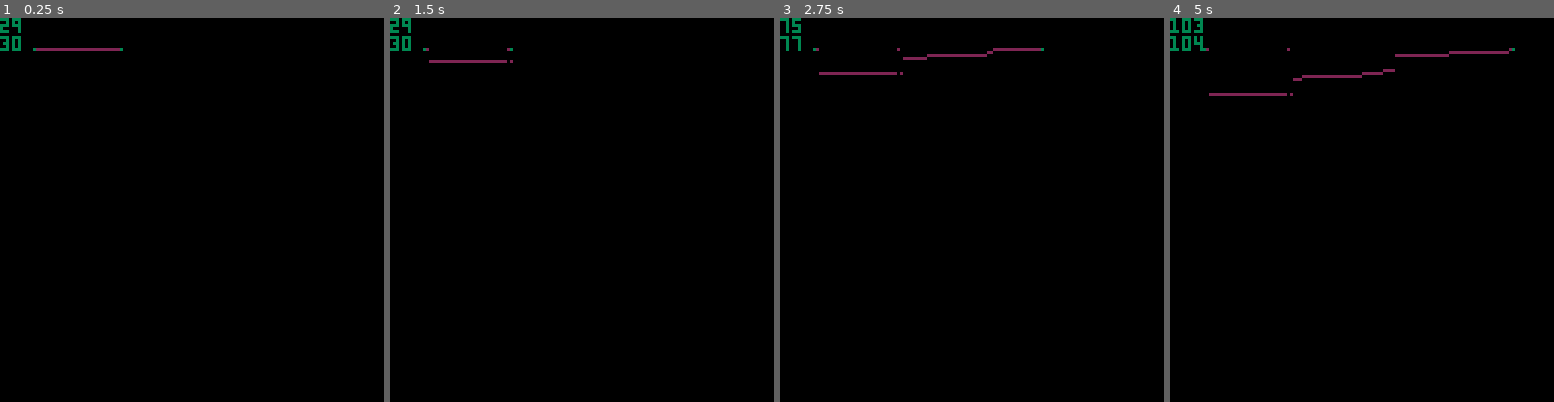
Above: before the commit, frames 1-4 (left to right).
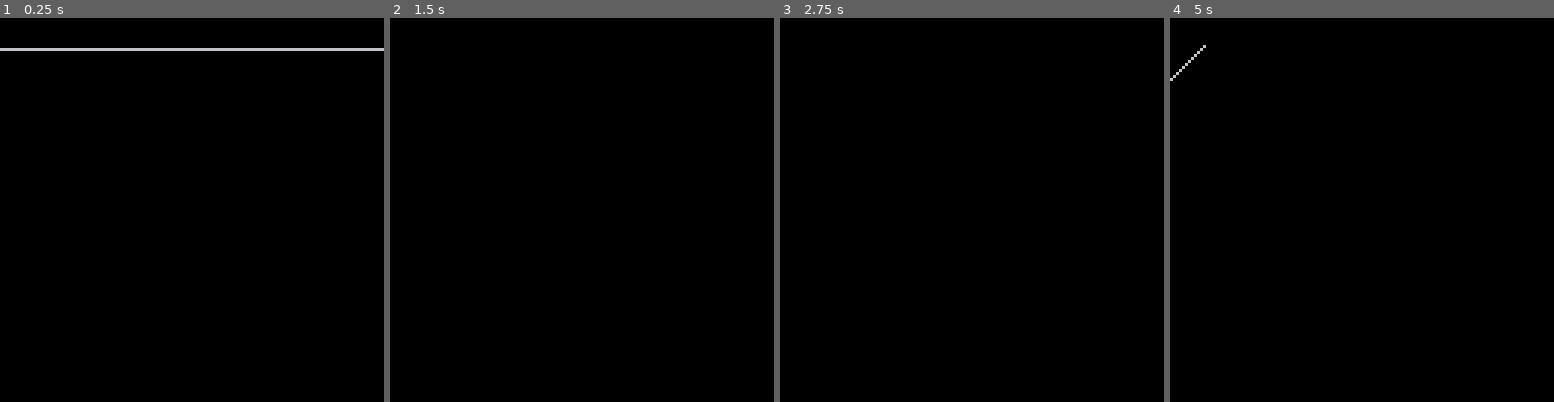
Above: after the commit, the same moments.

Repository: thoughtlesslabs/dive
Game: PICO-8 cartridge ropetest.p8
Same seed, same stepped clock (60 frames per second), same inputs: the game is played once before the commit and once after it.
Inputs:
- Up to frame 1 (0.25 s): no input
- Up to frame 2 (1.5 s): no input
- Up to frame 3 (2.75 s): hold Right 1.6-2.1 s; hold Right from 2.47 s (still down)
- Up to frame 4 (5 s): release Right at 3.03 s; hold Left 3.08-3.58 s; hold Right 4.02-4.68 s

The runs differ from the first frame. In frame 1, 1.0% of the frame differs, in the area x 0-100%, y 0-9%; in frame 2, 0.5%; in frame 3, 0.7%; in frame 4, 1.1%, in the area x 0-90%, y 0-21%.

Commit message:
Solved a rope!

Diff:
--- /dev/null
+++ b/morerope.p8
@@ -0,0 +1,98 @@
+pico-8 cartridge // http://www.pico-8.com
+version 33
+__lua__
+function _init()
+	rope={}
+	col = 0
+	gravity = 0.8
+	seg_lng = 2
+	for i=1,10 do
+		x1 = 50
+		y1 = i*seg_lng
+		col += 1
+		add_spring(x1,y1,col)
+	end
+end
+
+function _update()
+	local r
+	for i=1,#rope-1 do
+		i2 = i+1
+		r = rope[i]
+		r2 = rope[i2]
+		if btnp(0) then
+			rope[#rope-2].epx += 5
+		end
+
+		lng_x = r2.epx-r.epx
+		lng_y = r2.epy-r.epy
+		segment_lng = sqrt(lng_x*lng_x+lng_y*lng_y)
+
+		norm_lng_x = lng_x/segment_lng
+		norm_lng_y = lng_y/segment_lng
+
+		velx = r2.epvelx-r.epvelx
+		vely = r2.epvely-r.epvely
+
+		force = -r.tight*(segment_lng-seg_lng)-r.damp*((lng_x*velx+lng_y*vely)/segment_lng)
+
+		r.ep_force_x -= force*norm_lng_x
+		r.ep_force_y -= force*norm_lng_y
+
+		r2.ep_force_x += force*norm_lng_x
+		r2.ep_force_y += force*norm_lng_y
+	end
+
+	for i=2, #rope do
+		r = rope[i]
+
+		r.epaccx = r.ep_force_x/r.epmass
+		r.epaccy = r.ep_force_y/r.epmass
+
+		r.epaccy += gravity
+
+		r.epvelx += r.epaccx
+		r.epvely += r.epaccy
+
+		r.epx += r.epvelx
+		r.epy += r.epvely
+
+		r.ep_force_x = 0
+		r.ep_force_y = 0
+	end
+end
+
+function _draw()
+	cls()
+	for i=1,#rope-1 do
+		i2 = i+1
+		r = rope[i]
+		r2 = rope[i2]
+		line(r.epx,r.epy,r2.epx,r2.epy,r.col)
+	end
+	print(#rope)
+end
+
+function add_spring(x,y,col)
+	sp = {}
+	sp.col = col
+	sp.epx = x
+	sp.epy = y
+	sp.epmass = 6
+	sp.epvelx = 0
+	sp.epvely = 0
+	sp.epaccx = 0
+	sp.epaccy = 0
+	sp.ep_force_x = 0
+	sp.ep_force_y = 0
+	sp.tight = 2
+	sp.damp = 2
+	add(rope,sp)
+end
+__gfx__
+00000000000000000000000000000000000000000000000000000000000000000000000000000000000000000000000000000000000000000000000000000000
+00000000000000000000000000000000000000000000000000000000000000000000000000000000000000000000000000000000000000000000000000000000
+00700700000000000000000000000000000000000000000000000000000000000000000000000000000000000000000000000000000000000000000000000000
+00077000000000000000000000000000000000000000000000000000000000000000000000000000000000000000000000000000000000000000000000000000
+00077000000000000000000000000000000000000000000000000000000000000000000000000000000000000000000000000000000000000000000000000000
+00700700000000000000000000000000000000000000000000000000000000000000000000000000000000000000000000000000000000000000000000000000
--- a/ropetest.p8
+++ b/ropetest.p8
@@ -1,88 +1,85 @@
 pico-8 cartridge // http://www.pico-8.com
-version 32
+version 33
 __lua__
 function _init()
 	rope = {}
-	start = {}
-	ending = {}
-	rope_length = 30
-	create_rope()
-end
-
-function create_rope()
-	for i=1,rope_length do
-		if i == 1 then
-			startpoint = true
-		elseif i == rope_length then
-			endpoint = true
-		else
-			startpoint = false
-			endpoint = false
-		end
-		addsegment(10+i,10,startpoint,endpoint,i)
+	rope_segments = 10
+	rope_length = 1.5
+	mass = 2
+	damping = 3
+	tightness = 5
+	gravity = 0
+	rest_length = rope_length/rope_segments
+	for i=1,rope_segments do
+		x = 10 + rest_length*i
+		create_segment(x)
 	end
 end
 
 function _update60()
-	if #rope < rope_length-1 then
-		addsegment(ending[1].x,ending[1].y,false,false,ending[1].pos)
-	end
-	if #rope > rope_length-1 then
-		del(rope,rope[#rope])
+	if btnp(0) then
+		rope[#rope-1].x += 5
 	end
 
-	if btn(1) then
-		ending[1].x += 1
-		rope_length +=1
+	for i=1, #rope-1 do
+		r1 = rope[i]
+		r2 = rope[i+1]
+		dx = r2.x-r1.x
+		dy = r2.y-r1.y
+		spring_length = sqrt(dx*dx-dy*dy)
+		normx = dx/spring_length
+		normy = dy/spring_length
+
+		velx = r2.vx-r1.vx
+		vely = r2.vy-r1.vy
+
+		force = -tightness*(spring_length-rest_length)
+		force -= damping*((dx*velx+dy*vely)/spring_length)
+
+		r1.forcex -= force*normx
+		r1.forcey -= force*normy
+		r2.forcex += force*normx
+		r2.forcey += force*normy
+
 	end
-	if btn(0) then
-		ending[1].x -= 1
-		rope_length -=1
-	end
+	for i=1,#rope do
+		rx = rope[i]
+		accx = rx.forcex/rx.mass
+		accy = rx.forcey/rx.mass
 
-	for i=1,#rope do
-		r = rope[i]
-		r.dy = r.dy+0.2
+		accy += gravity
 
-		if r.pos - 1 == start[1].pos
-		or r.pos + 1 == ending[1].pos then
-			r.dy = 0
-		else
-			r.dy /=5
-		end
-		r.y += r.dy
-	end
+		velx += accx
+		vely += accy
 
+		rx.x += velx
+		rx.y += vely
 
-end
-
-function addsegment(x,y,sp,ep,pos)
-	p ={}
-	p.x = x
-	p.y = y
-	p.dx = 0
-	p.dy = 0
-	p.sp = sp
-	p.ep = ep
-	p.pos = pos
-	if p.sp then
-		add(start,p)
-	elseif p.ep then
-		add(ending,p)
-	else
-		add(rope,p)
+		rx.forcex = 0
+		rx.forcey = 0
 	end
 end
 
 function _draw()
 	cls()
-	for i=1,#rope do
-		pset(rope[i].x,rope[i].y,2)
+	local rs1,rs2
+	for i=1,#rope-1 do
+		rs1 = rope[i]
+		rs2 = rope[i+1]
+		line(rs1.x,rs1.y,rs2.x,rs2.y)
 	end
-	pset(start[1].x,start[1].y,3)
-	pset(ending[1].x,ending[1].y,3)
-	print(#rope)
-	print(rope_length)
+end
+
+function create_segment(x)
+	r = {}
+	r.mass = mass
+	r.x = x
+	r.y = 10
+	r.vx = 0
+	r.vy = 0
+	r.forcex =0
+	r.forcey =0
+	add(rope,r)
 end
 __gfx__
 00000000000000000000000000000000000000000000000000000000000000000000000000000000000000000000000000000000000000000000000000000000
--- a/spring-rope.p8
+++ b/spring-rope.p8
@@ -6,31 +6,36 @@
 
 function _init()
 	full_rope={}
+	spring_rest = 5
 	for i=1, 10 do
-		rope_ep1 = 5*i
+		rope_ep1 = spring_rest*i
 		add_rope_segment(rope_ep1)
 	end
 end
 
 function _update60()
 	if btnp(0) then
-			full_rope[1].ep2 += 10
+		for i=1,#full_rope do
+			full_rope[#full_rope].ep2 += 1
+	end
 	end
 
 	for i=1,#full_rope do
 		rs = full_rope[i]
 
 		spring_length = rs.ep2 - rs.ep1
-		force = -rs.tightness*(spring_length-rs.spring_rest) - rs.dampen*(rs.velocity2-rs.velocity1)
+		velx = rs.velocity2-rs.velocity1
 
-		rs.accel1 = -force / rs.ep1_mass
-		rs.accel2 = force / rs.ep2_mass
+		force = -rs.tightness*(spring_length-spring_rest) - rs.dampen*(rs.velocity2-rs.velocity1)
 
-		rs.velocity1 += rs.accel1
-		rs.velocity2 += rs.accel2
+		accel = force / rs.ep2_mass
 
-		rs.ep1 += rs.velocity1
-		rs.ep2 += rs.velocity2
+		accel += 1.5
+
+		velx += accel
+
+		rs.ep2 += velx
+
 	end
 end
 
@@ -45,13 +50,12 @@
 function add_rope_segment(x)
 	rope = {}
 	rope.dampen = 2
-	rope.spring_rest = 5
-	rope.tightness = 2
-	rope.ep1_mass = 10
-	rope.ep2_mass = 10
+	rope.tightness = 0.5
+	rope.ep1_mass = 100
+	rope.ep2_mass = 5
 	rope.velocity1 = 0
 	rope.velocity2 = 0
 	rope.ep1 = x
-	rope.ep2 = rope.ep1 + rope.spring_rest
+	rope.ep2 = rope.ep1 + spring_rest
 	add(full_rope,rope)
 end
